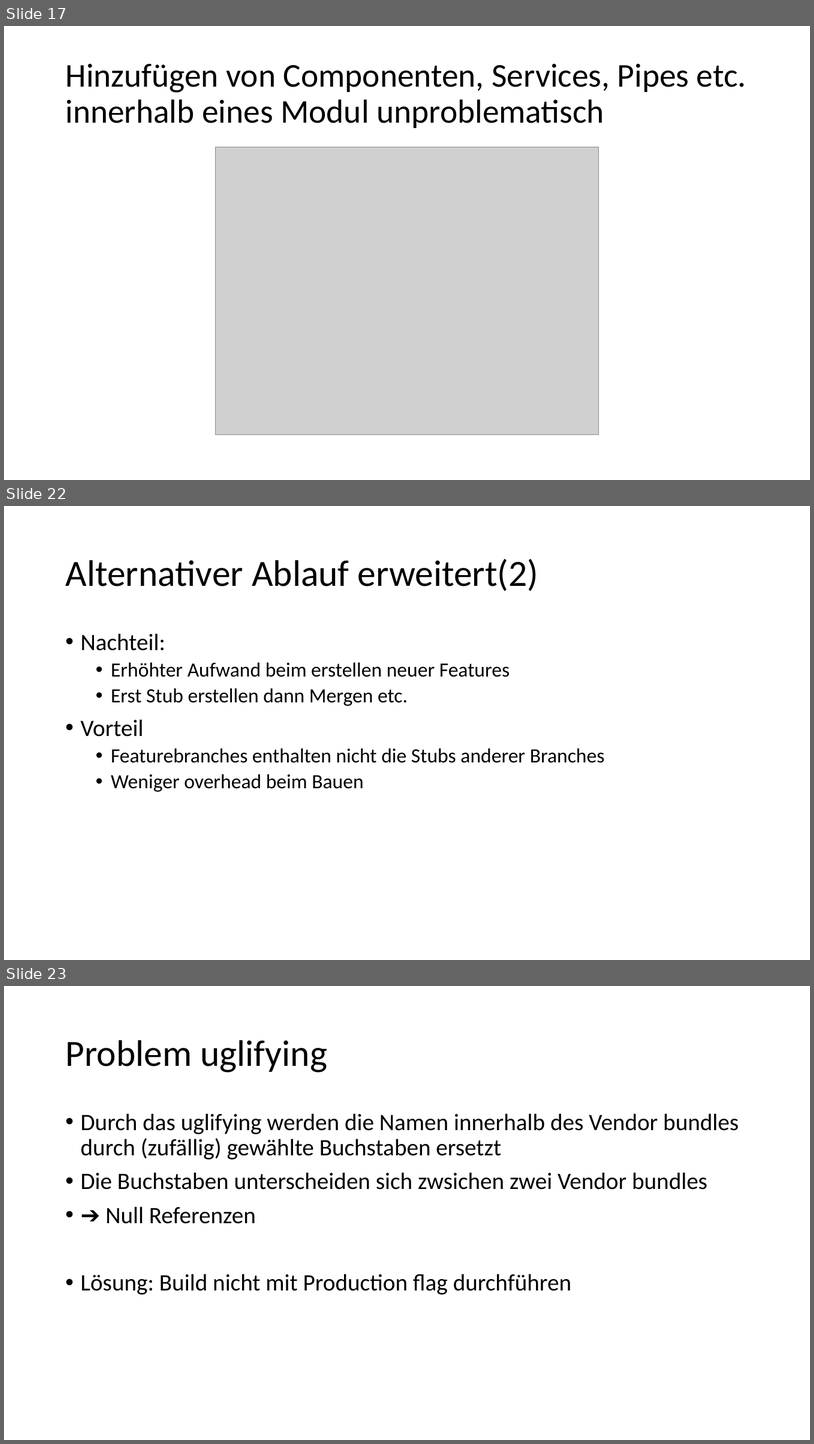
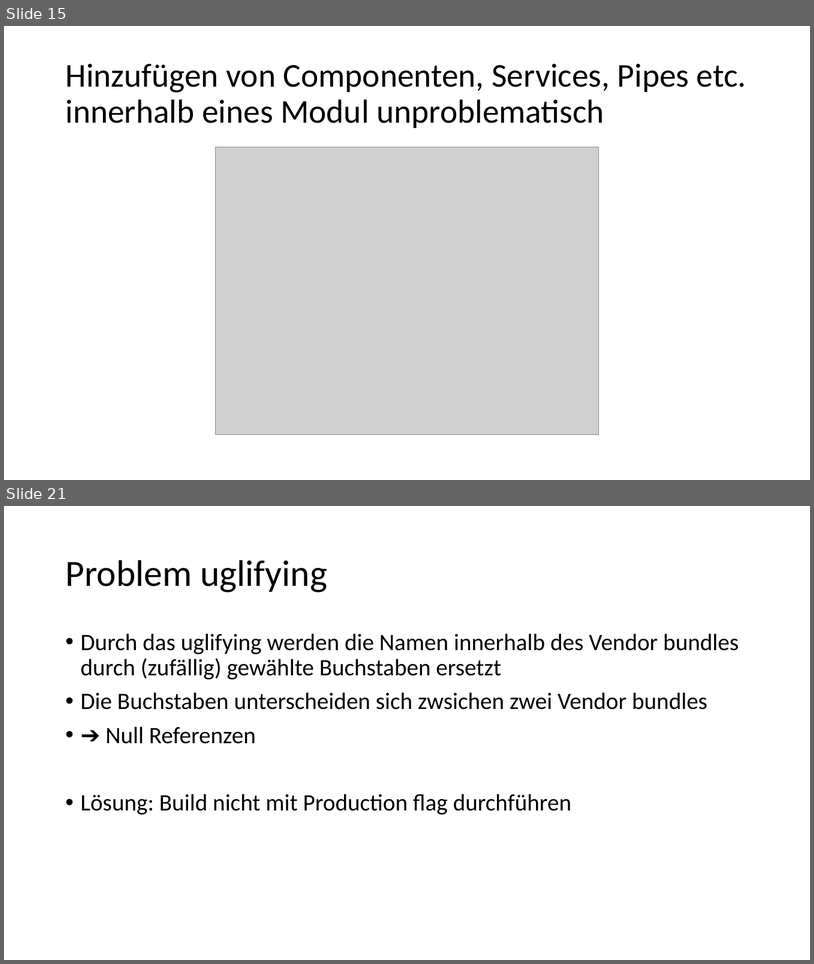
Before and after one commit to EnnoLohmann/AngularChunkReplacement, a slide deck: ChunkReplacement.pptx. Shown one above the other, each under a label of ours: slides 17, 22 and 23 before the commit, slides 15 and 21 after it; the slides between them are not shown. The pictures are 814x1444 and 814x964 pixels, drawn with LibreOffice and Linux fonts; fonts in the diff are those of the drawing; grey boxes stand for pictures. Boxes give left, top, right and bottom in pixels: in the first picture for what was removed or moved away, otherwise in the second. Text is boxed around its words. In the diff, an @@ line names an element or a change of style, - is before the commit and + after.

```diff
--- a/ChunkReplacement.pptx
+++ b/ChunkReplacement.pptx
@@ slide 22 removed at (4, 506, 810, 960), background #FFFFFF @@
@@ title removed at (65, 559, 539, 591) @@
-Alternativer Ablauf erweitert(2)
@@ text removed at (81, 633, 605, 792) @@
-• Nachteil:
-  • Erhöhter Aufwand beim erstellen neuer Features
-  • Erst Stub erstellen dann Mergen etc.
-• Vorteil
-  • Featurebranches enthalten nicht die Stubs anderer Branches
-  • Weniger overhead beim Bauen
@@ what was slide 17 is now slide 15 @@
@@ what was slide 23 is now slide 21 @@
```
Also in this commit, not shown: 7 slides changed, 4 slides added, 4 other slides removed.
